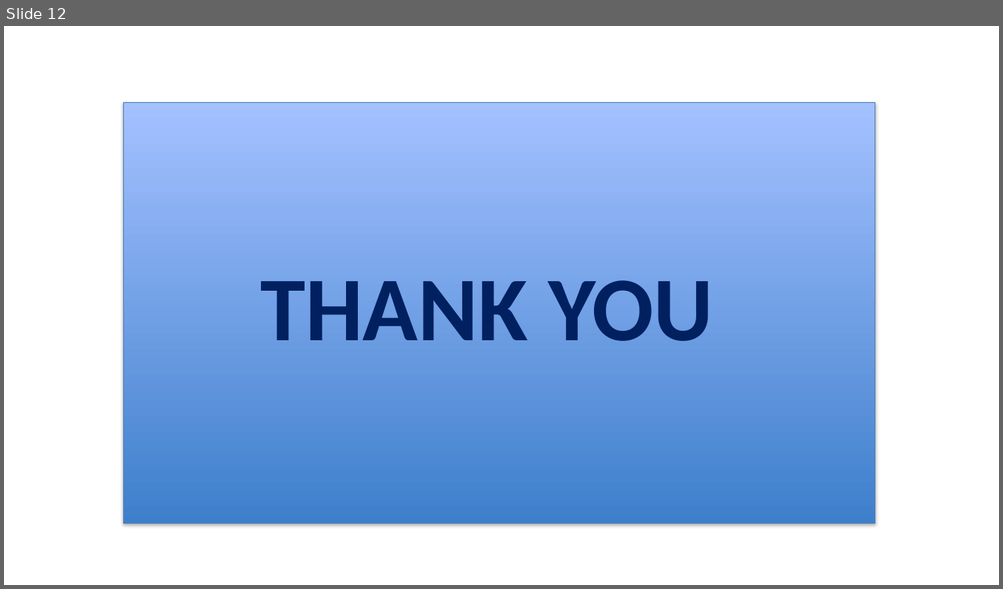
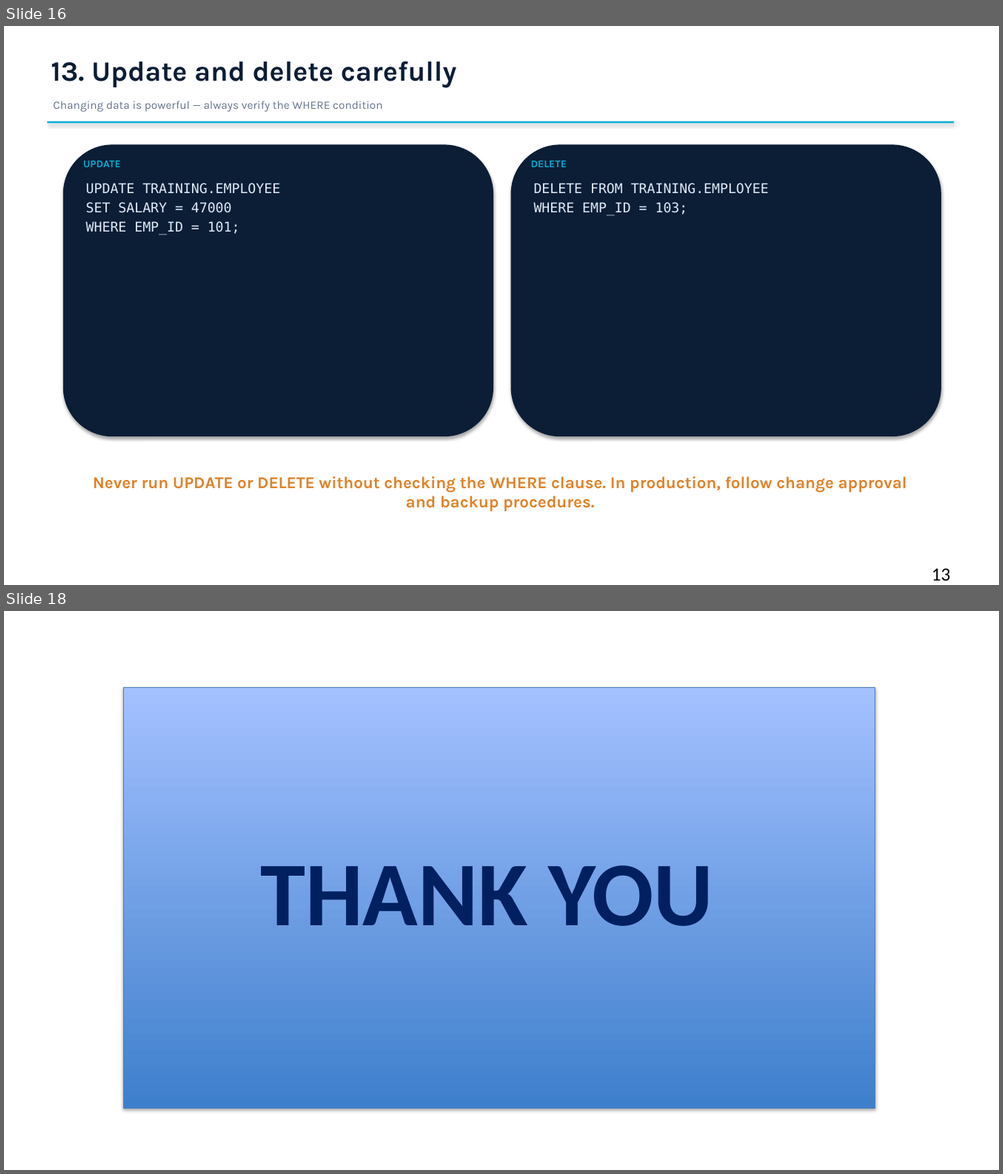
Before and after one commit to prakruthisb08-max/SAP-HANA2, a slide deck: SAP_HANA_15_Slides_With_Agenda.pptx. Shown one above the other, each under a label of ours: slide 12 before the commit, slides 16 and 18 after it; the slides between them are not shown. The pictures are 1003x589 and 1003x1174 pixels, drawn with LibreOffice and Linux fonts; fonts in the diff are those of the drawing. Boxes give left, top, right and bottom in pixels: in the first picture for what was removed or moved away, otherwise in the second. Text is boxed around its words. In the diff, an @@ line names an element or a change of style, - is before the commit and + after.

```diff
--- a/SAP_HANA_15_Slides_With_Agenda.pptx
+++ b/SAP_HANA_15_Slides_With_Agenda.pptx
@@ slide 16 added at [4, 26, 999, 585], background #FFFFFF @@
@@ rectangle added at [4, 26, 999, 585], fill #FFFFFF @@
@@ text added at [51, 61, 457, 87], 27 pt, text #0C1D36, bold @@
+13. Update and delete carefully
@@ text added at [53, 101, 383, 112], 11 pt, text #64748B @@
+Changing data is powerful — always verify the WHERE condition
@@ rectangle added at [47, 121, 954, 124], fill #00B0D2 @@
@@ rounded rectangle added at [64, 145, 492, 437], fill #0C1D36, outline #0C1D36 1.2 pt @@
@@ rounded rectangle added at [512, 145, 940, 437], fill #0C1D36, outline #0C1D36 1.2 pt @@
@@ text added at [83, 161, 121, 167], 10 pt, text #00B0D2, bold @@
+UPDATE
@@ text added at [531, 161, 566, 167], 10 pt, text #00B0D2, bold @@
+DELETE
@@ text added at [86, 183, 280, 235], 13 pt, text #DEEBF7 @@
+UPDATE TRAINING.EMPLOYEE
+SET SALARY = 47000
+WHERE EMP_ID = 101;
@@ text added at [534, 183, 768, 216], 13 pt, text #DEEBF7 @@
+DELETE FROM TRAINING.EMPLOYEE
+WHERE EMP_ID = 103;
@@ text added at [93, 477, 907, 512], 16 pt, text #E08228, bold @@
+Never run UPDATE or DELETE without checking the WHERE clause. In production, follow change approval and backup procedures.
@@ text added at [931, 568, 950, 581], 18 pt, text #000000 @@
+13
@@ what was slide 12 is now slide 18 @@
```
Also in this commit, not shown: 1 slide changed, 5 other slides added.
